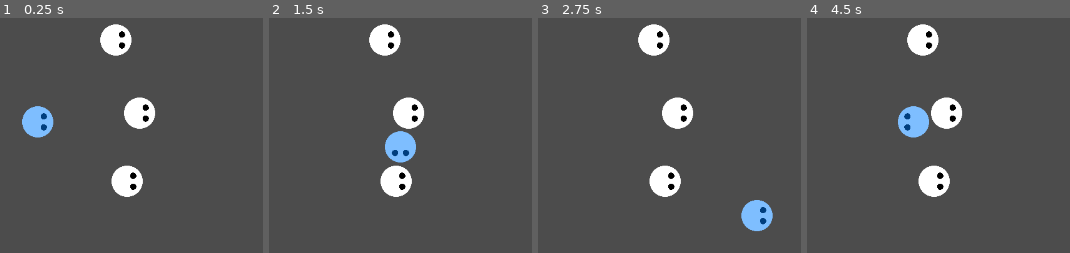
Above: before the commit, frames 1-4 (left to right).
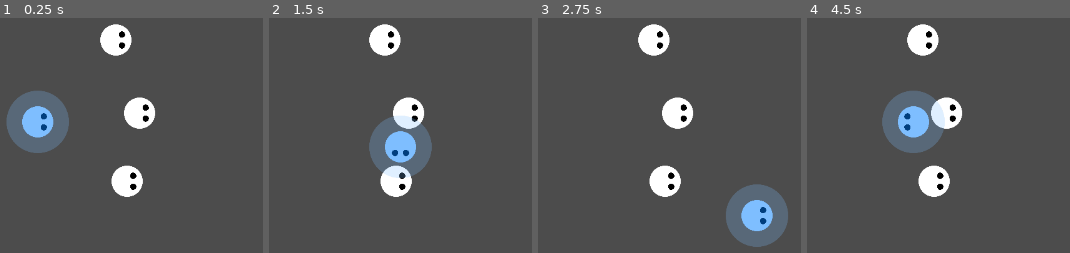
Above: after the commit, the same moments.

Repository: saimukzi/NfaoPoSim
Game: Godot game, scene res://Map/Map.tscn
Two runs of this game, one before a commit and one after it. Both use one fixed random seed, a clock stepped at 60 frames per second and the inputs below.
Inputs:
- Up to frame 1 (0.25 s): no input
- Up to frame 2 (1.5 s): tap Enter at 0.5 s; hold Right (game_right) 0.53-1.28 s; hold Down (game_down) from 1.28 s (still down)
- Up to frame 3 (2.75 s): release Down (game_down) at 2.03 s; hold Right (game_right) from 2.03 s (still down)
- Up to frame 4 (4.5 s): release Right (game_right) at 2.78 s; hold Up (game_up) 2.78-3.53 s; hold Left (game_left) from 3.53 s (still down)

The runs differ from the first frame. In frame 1, 3.7% of the frame differs, in the area x 2-27%, y 31-58%; in frame 2, 3.7%; in frame 3, 3.7%, in the area x 71-96%, y 70-98%; in frame 4, 3.7%.

Commit message:
PolicePlayer add EatMobAreaDisplay

Diff:
--- a/PolicePlayer/PolicePlayer.tscn
+++ b/PolicePlayer/PolicePlayer.tscn
@@ -1,13 +1,19 @@
-[gd_scene load_steps=4 format=2]
+[gd_scene load_steps=5 format=2]
 
 [ext_resource path="res://CharBase/CharBase.tscn" type="PackedScene" id=1]
 [ext_resource path="res://PolicePlayer/PolicePlayer.gd" type="Script" id=2]
+[ext_resource path="res://common/circle-fill-256.png" type="Texture" id=3]
 
 [sub_resource type="CircleShape2D" id=1]
 radius = 50.0
 
 [node name="PolicePlayer" type="Node2D"]
 script = ExtResource( 2 )
+
+[node name="EatMobAreaDisplay" type="Sprite" parent="."]
+modulate = Color( 0.498039, 0.74902, 1, 0.247059 )
+scale = Vector2( 0.391, 0.391 )
+texture = ExtResource( 3 )
 
 [node name="Char" parent="." instance=ExtResource( 1 )]
 
